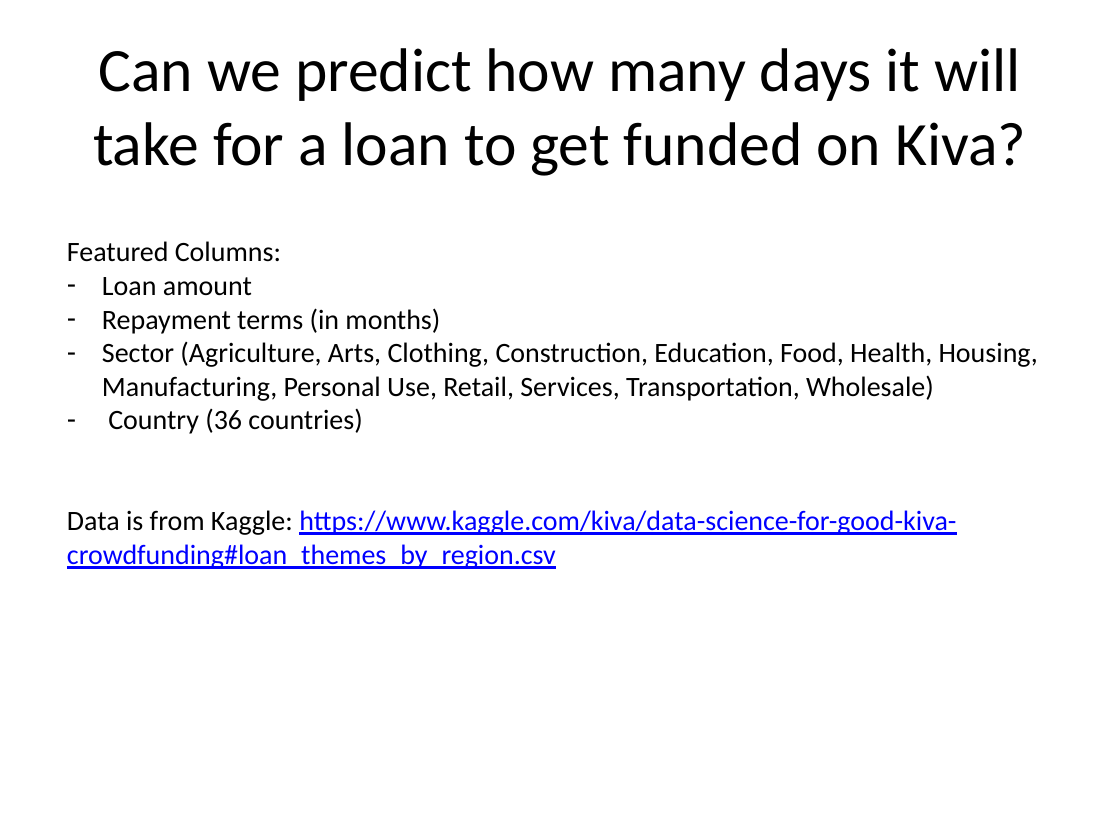
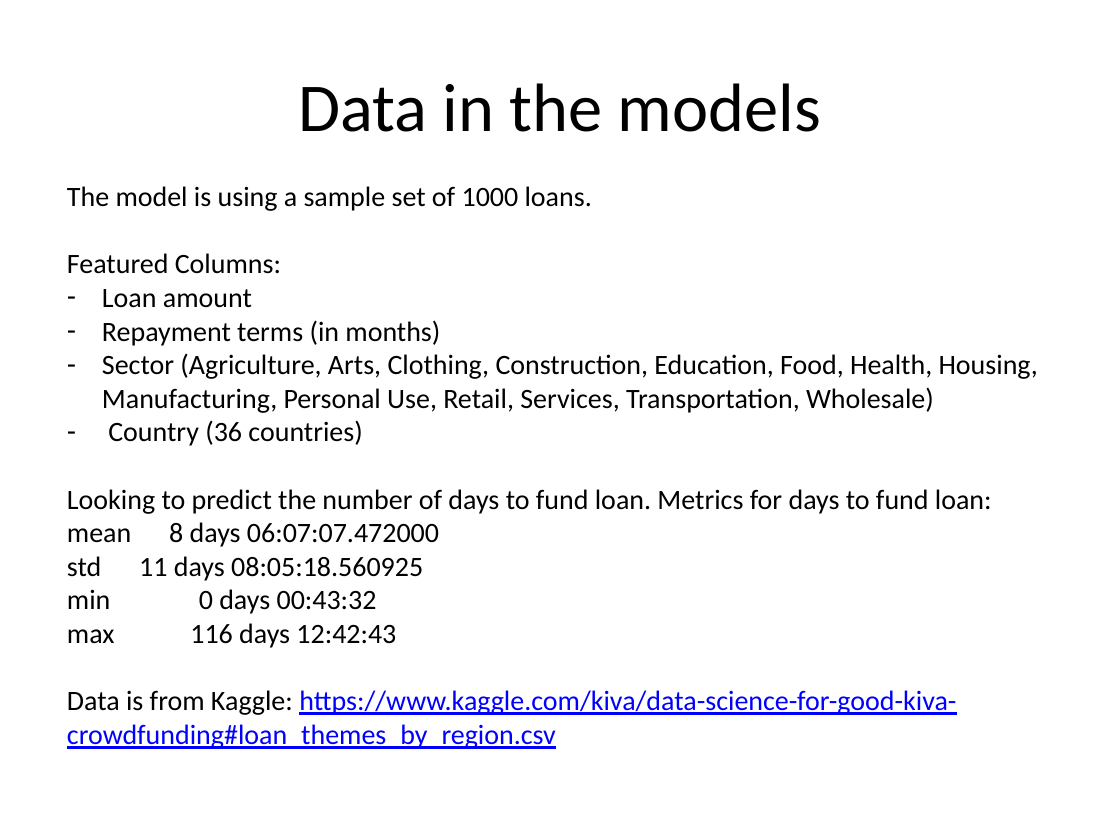
Before and after one commit to balloon457/GA_data_science_class_fall2018, a slide deck: slide 3 of Data Science - Final Project.pptx (slide 2 before the commit). Drawn at 1120x840 pixels with LibreOffice and Linux fonts; fonts in the diff are those of the drawing. Boxes give left, top, right and bottom in pixels: in the first picture for what was removed or moved away, otherwise in the second. Text is boxed around its words. In the diff, an @@ line names an element or a change of style, - is before the commit and + after.

Commit message:
Revised presentation

```diff
--- a/Data Science - Final Project.pptx
+++ b/Data Science - Final Project.pptx
@@ title at (x1=298, y1=83, x2=821, y2=132): text changed; size 39.6 to 44 pt @@
-Can we predict how many days it will take for a loan to get funded on Kiva?
+Data in the models
@@ text "The model is using a ..." moved from (x1=67, y1=241, x2=1038, y2=569) to (x1=67, y1=186, x2=1038, y2=749) @@
@@ text at (x1=67, y1=186, x2=592, y2=211): paragraph added @@
+The model is using a sample set of 1000 loans.
@@ text at (x1=67, y1=489, x2=992, y2=648): paragraphs added @@
+Looking to predict the number of days to fund loan. Metrics for days to fund loan:
+mean 8 days 06:07:07.472000
+std 11 days 08:05:18.560925
+min 0 days 00:43:32
+max 116 days 12:42:43
```
Also in this commit, not shown: 1 other slide changed, 1 slide added.
